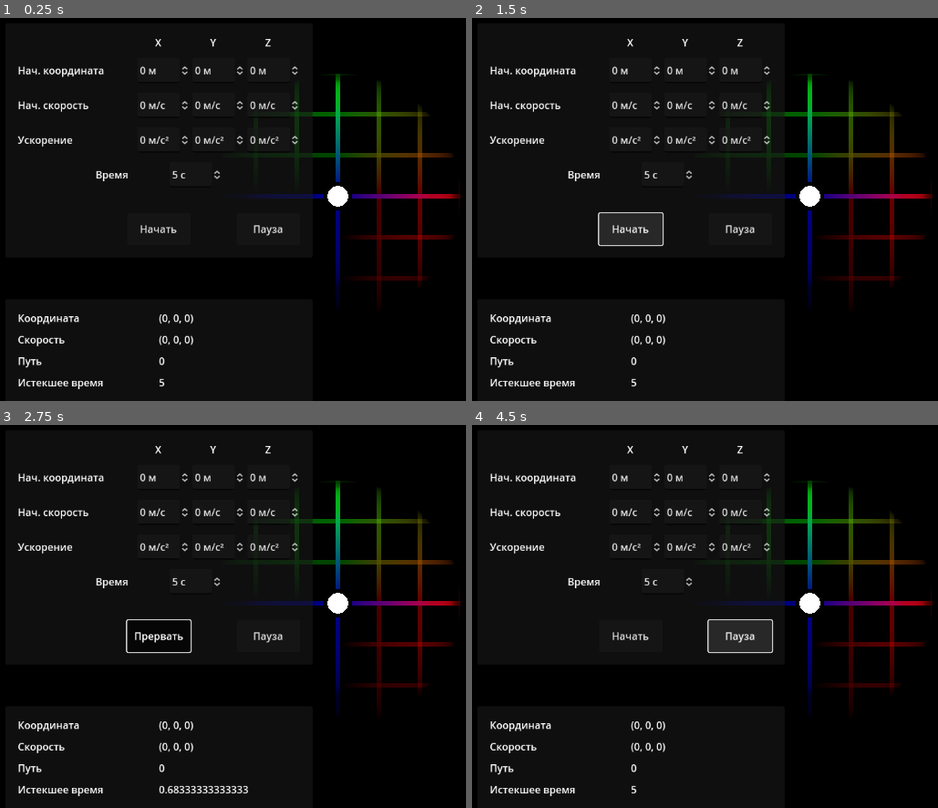
Above: before the commit, frames 1-4 (two rows, left to right).
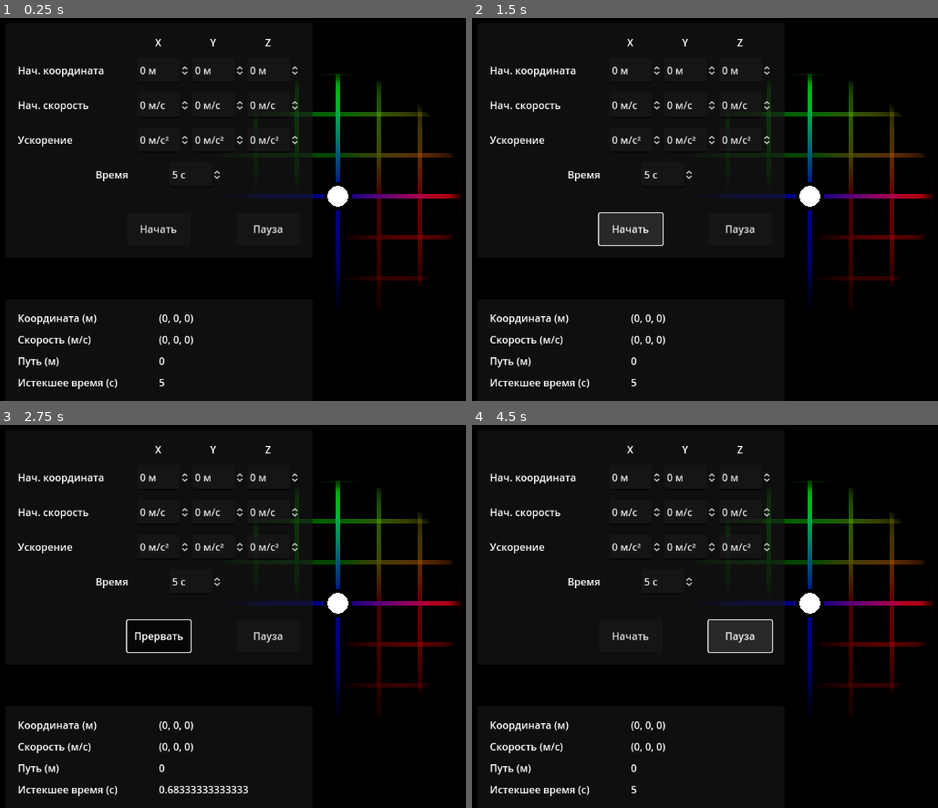
Above: after the commit, the same moments.

Repository: raiinamoor/physics_labs_motion
Game: Godot game, scene res://scenes/main.tscn
Same seed, same stepped clock (60 frames per second), same inputs: the game is played once before the commit and once after it.
Inputs:
- Up to frame 1 (0.25 s): no input
- Up to frame 2 (1.5 s): click "Начать" at 0.5 s; click "Прервать" at 1.25 s
- Up to frame 3 (2.75 s): click "Начать" at 2 s
- Up to frame 4 (4.5 s): click "Пауза" at 2.75 s; click "Прервать" at 3.5 s; click "Пауза" at 4.25 s

The runs differ from the first frame. In frame 1, 0.2% of the frame differs, in the area x 9-26%, y 77-97%; in frame 2, 0.2%; in frame 3, 0.2%; in frame 4, 0.2%.

Commit message:
Указать единицы измерения в интерфейсе

Diff:
--- a/scenes/world.tscn
+++ b/scenes/world.tscn
@@ -225,7 +225,6 @@
 [node name="Z" type="SpinBox" parent="UI/InputPanel/MarginContainer/VBoxContainer/AccelerationParameter/HBoxContainer"]
 layout_mode = 2
 min_value = -100.0
-step = 0.01
 suffix = "м/с²"
 select_all_on_focus = true
 metadata/_edit_use_anchors_ = true
@@ -310,7 +309,7 @@
 anchor_bottom = 1.0
 grow_horizontal = 2
 grow_vertical = 2
-text = "Координата"
+text = "Координата (м)"
 
 [node name="Value" type="Label" parent="UI/ResultsPanel/MarginContainer/VBoxContainer/CoordResult"]
 custom_minimum_size = Vector2(0, 30)
@@ -334,7 +333,7 @@
 anchor_bottom = 1.0
 grow_horizontal = 2
 grow_vertical = 2
-text = "Скорость"
+text = "Скорость (м/c)"
 
 [node name="Value" type="Label" parent="UI/ResultsPanel/MarginContainer/VBoxContainer/VelocityResult"]
 custom_minimum_size = Vector2(0, 30)
@@ -358,7 +357,7 @@
 anchor_bottom = 1.0
 grow_horizontal = 2
 grow_vertical = 2
-text = "Путь"
+text = "Путь (м)"
 
 [node name="Value" type="Label" parent="UI/ResultsPanel/MarginContainer/VBoxContainer/DistanceResult"]
 custom_minimum_size = Vector2(0, 30)
@@ -382,7 +381,7 @@
 anchor_bottom = 1.0
 grow_horizontal = 2
 grow_vertical = 2
-text = "Истекшее время"
+text = "Истекшее время (с)"
 
 [node name="Value" type="Label" parent="UI/ResultsPanel/MarginContainer/VBoxContainer/TimeResult"]
 custom_minimum_size = Vector2(0, 30)
